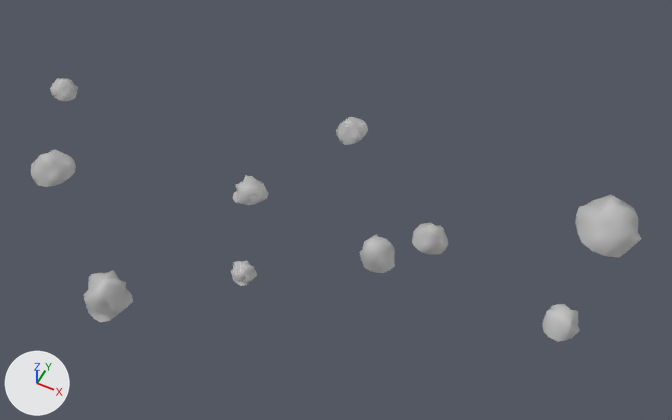
One commit to the FBX model Assets/Art/Models/Environment/Level2/EV2_Rocks.fbx: the scene before it, then after it.
The view is the same before and after, from a camera (50 mm lens) standing at (64.1, -105.1, 145.4) and looking at (10.0, 3.3, 9.9). Lighting does not change. The marker at lower left points along +X, +Y and +Z. Where no turn or scale is listed for an object, it has been applied to the vertices.
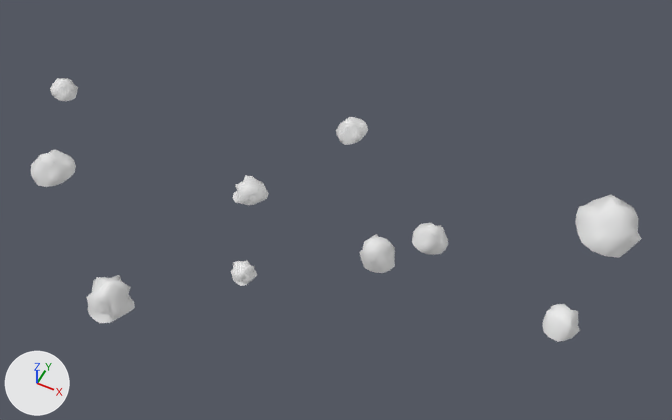
The change in detail:
Material 'StingrayPBS2' (mat_stingraypbs2) is new.
Its base color is (0.8, 0.8, 0.8) (white #e7e7e7).
me_mesh_004 has 57 vertices, 48 faces and spans x -3.03..3.67, y -3.92..3.57, z 0.02..3.86.
me_mesh_004 no longer uses material mat_lambert1 (grey #bcbcbc).
me_mesh_004 now uses material mat_stingraypbs2 (white #e7e7e7).
me_mesh_006 has 57 vertices, 48 faces and spans x -71.6..68.9, y 1.8..73.5, z -57.6..65.6.
me_mesh_006 no longer uses material mat_lambert1 (grey #bcbcbc).
me_mesh_006 now uses material mat_stingraypbs2 (white #e7e7e7).
me_mesh_003 has 57 vertices, 48 faces and spans x -3.58..4.0, y -3.08..3.46, z 0.02..5.58.
me_mesh_003 no longer uses material mat_lambert1 (grey #bcbcbc).
me_mesh_003 now uses material mat_stingraypbs2 (white #e7e7e7).
me_mesh_002 has 57 vertices, 48 faces and spans x -3.31..3.08, y -3.6..3.51, z -0.7..3.52.
me_mesh_002 no longer uses material mat_lambert1 (grey #bcbcbc).
me_mesh_002 now uses material mat_stingraypbs2 (white #e7e7e7).
me_mesh_005 has 57 vertices, 48 faces and spans x -3.27..3.52, y -3.41..3.28, z -0.36..4.43.
me_mesh_005 no longer uses material mat_lambert1 (grey #bcbcbc).
me_mesh_005 now uses material mat_stingraypbs2 (white #e7e7e7).
me_mesh_009 has 57 vertices, 48 faces and spans x -6.22..6.86, y -6.71..6.49, z -0.46..7.08.
me_mesh_009 no longer uses material mat_lambert1 (grey #bcbcbc).
me_mesh_009 now uses material mat_stingraypbs2 (white #e7e7e7).
me_mesh_007 has 57 vertices, 48 faces and spans x -4.27..4.23, y -4.67..4.59, z -0.16..4.69.
me_mesh_007 no longer uses material mat_lambert1 (grey #bcbcbc).
me_mesh_007 now uses material mat_stingraypbs2 (white #e7e7e7).
me_mesh has 57 vertices, 48 faces and spans x -3.09..3.83, y -3.76..3.53, z 0.06..3.63.
me_mesh no longer uses material mat_lambert1 (grey #bcbcbc).
me_mesh now uses material mat_stingraypbs2 (white #e7e7e7).
Object 'pCube7' (ob_pcube7) moves from (-301.0, 444.7, 573.3) to (-301.0, 419.3, 573.3).
Object 'pCube7' (ob_pcube7) turns from (0, 0, 1.1) to (-12, -1.9, 3) degrees about x, y and z.

What differs and where, as boxes (x1, y1, x2, y2) in the pictures (672 x 420 px):
'pCube10', recoloured (grey to white): (576, 195, 641, 257) in both
'pCube7', recoloured, moved, turned: before (84, 270, 133, 322); after (86, 275, 135, 323)
'pCube8', recoloured: (31, 149, 76, 187) in both
'pCube5', recoloured (grey to white): (542, 304, 580, 342) in both
'pCube4', recoloured: (360, 234, 395, 273) in both
'pCube6', recoloured (grey to white): (412, 222, 448, 255) in both
'pCube1', recoloured (grey to white): (232, 175, 269, 205) in both
'pCube3', recoloured (grey to white): (336, 117, 368, 145) in both
